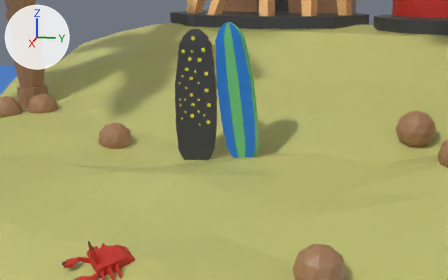
The glTF model models/city.glb: old version first, new version second.
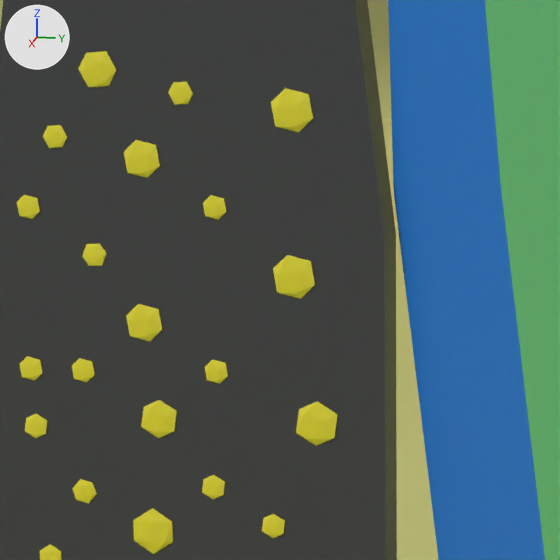
Each version is shown from a 50 mm lens placed at (1.607, 0.41, 0.385), pointed at (-0.025, 0.083, -0.023), then close up on the part from 39% to 52% of the width and 22% to 42% of the height. Arrows for +X, +Y and +Z are at upper left; the lights stay in place. Where no turn or scale is listed for an object, it has been applied to the vertices.
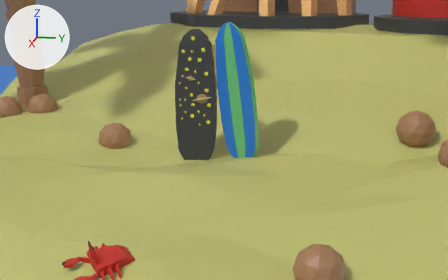
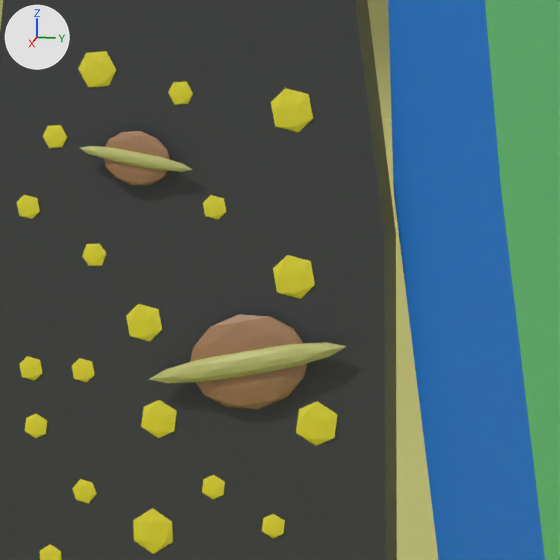
Edits to the bpy script that builds the scene:
```text
Add me_icosphere_047:
    me_icosphere_047.from_pydata(...)  # 42 vertices, 80 faces; spans x -0.0015..0.0015, y -0.0162..0.0162, z -0.0032..0.0032
    me_icosphere_047.materials.append(mat_sand)  # yellow #c0c073
Add me_icosphere_046:
    me_icosphere_046.from_pydata(...)  # 42 vertices, 80 faces; spans x -0.0015..0.0015, y -0.0099..0.0099, z -0.0076..0.0076
    me_icosphere_046.materials.append(mat_boots)  # brown #a67c58
Add me_icosphere_045:
    me_icosphere_045.from_pydata(...)  # 42 vertices, 80 faces; spans x -0.0026..0.0026, y -0.0284..0.0284, z -0.0064..0.0064
    me_icosphere_045.materials.append(mat_sand)  # yellow #c0c073
Add me_icosphere_044:
    me_icosphere_044.from_pydata(...)  # 42 vertices, 80 faces; spans x -0.0026..0.0026, y -0.0174..0.0174, z -0.0133..0.0133
    me_icosphere_044.materials.append(mat_boots)  # brown #a67c58
Add ob_icosphere_014:
    ob_icosphere_014 = bpy.data.objects.new('Icosphere.014', me_icosphere_047)
    ob_icosphere_014.location = (-0.0432, -0.0139, 0.142)
Add ob_icosphere_013:
    ob_icosphere_013 = bpy.data.objects.new('Icosphere.013', me_icosphere_046)
    ob_icosphere_013.location = (-0.0442, -0.0139, 0.142)
Add ob_icosphere_012:
    ob_icosphere_012 = bpy.data.objects.new('Icosphere.012', me_icosphere_045)
    ob_icosphere_012.location = (-0.0428, 0.0175, 0.0858)
Add ob_icosphere:
    ob_icosphere = bpy.data.objects.new('Icosphere', me_icosphere_044)
    ob_icosphere.location = (-0.0446, 0.0175, 0.0858)
```

Pixel boxes [x1, y1, x2, y2] of what changed, in the close-ups (560 x 560 px):
'Icosphere', added (brown)
    after: [190, 314, 307, 409]
'Icosphere.012', added (yellow)
    after: [149, 342, 347, 383]
'Icosphere.013', added (brown)
    after: [104, 131, 170, 185]
'Icosphere.014', added (yellow)
    after: [80, 146, 192, 172]
